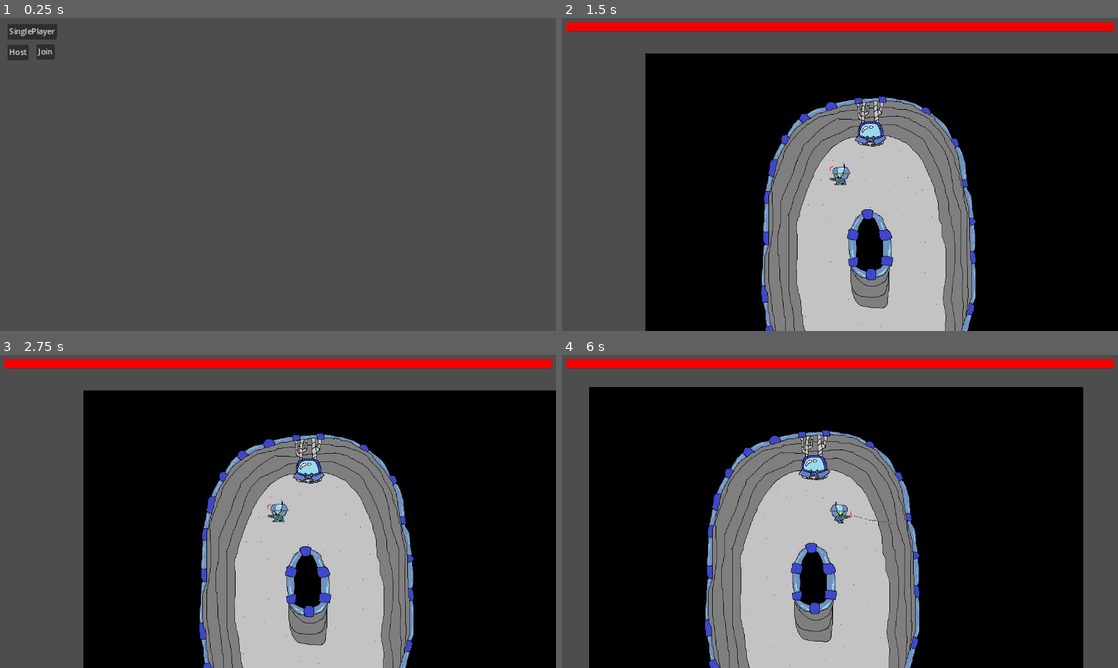
Above: before the commit, frames 1-4 (two rows, left to right).
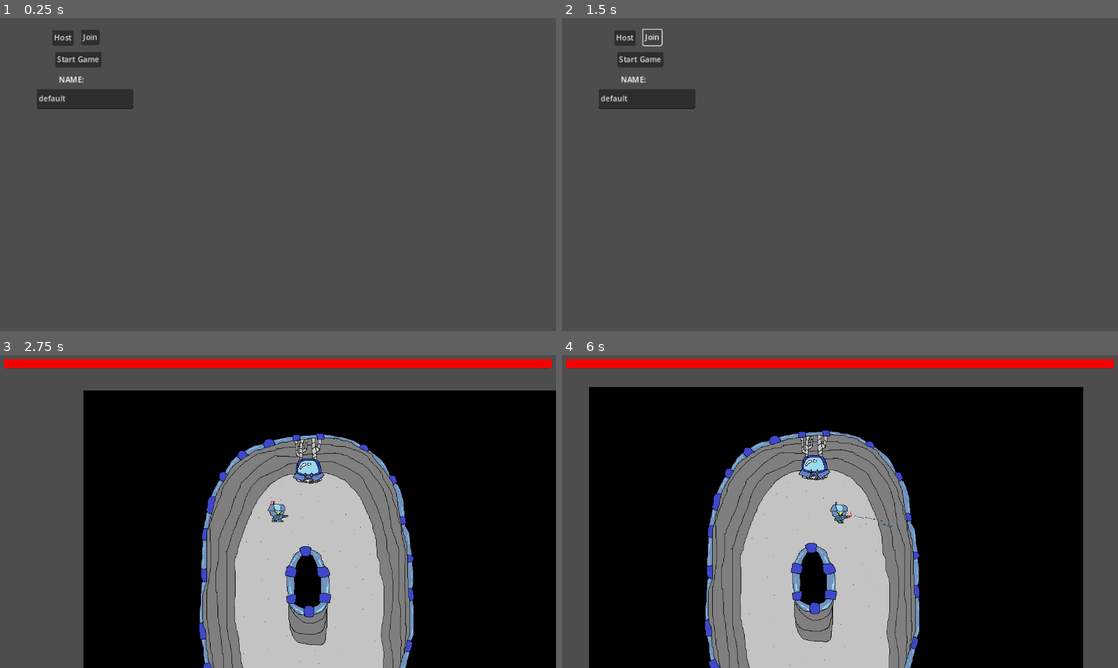
Above: after the commit, the same moments.

Repository: Zegaroth/Metastasis
Game: Godot game, scene res://scenes/main_menu.tscn
Two runs of this game, one before a commit and one after it. Both use one fixed random seed, a clock stepped at 60 frames per second and the inputs below. The engine's default icon, where the game draws it, is replaced by a stand-in: a white triangle on a blue panel in a dark square.
Inputs (mouse positions are in pixels of both pictures, inside the frame that each line leads up to):
- Up to frame 1 (0.25 s): no input
- Up to frame 2 (1.5 s): click "Host" at 0.5 s; click (650, 36) at 1.25 s, where only the run after the commit has a clickable "Join"
- Up to frame 3 (2.75 s): click (77, 395) at 2 s, where only the run after the commit has a clickable "Start Game"
- Up to frame 4 (6 s): tap Enter at 2.75 s; move the mouse to (962, 495) at 2.77 s; press the mouse at (962, 495) at 2.78 s; hold D (right) 2.78-3.53 s; move the mouse to (728, 527) at 3.52 s; release the mouse at (728, 527) at 3.53 s; hold S (down) 3.53-4.28 s; right-click (728, 527) at 3.6 s; move the mouse to (895, 442) at 4.27 s; press the mouse at (895, 442) at 4.28 s; hold D (right) 4.28-5.03 s; tap Space at 5 s; move the mouse to (812, 574) at 5.02 s; release the mouse at (812, 574) at 5.03 s; hold W (up) 5.03-5.78 s; right-click (812, 574) at 5.1 s; move the mouse to (1006, 558) at 5.77 s; press the mouse at (1006, 558) at 5.78 s; hold A (left) from 5.78 s (still down)

The runs differ from the first frame. In frame 1, 2.4% of the frame differs, in the area x 1-24%, y 2-30%; in frame 2, 79%, in the area x 0-100%, y 1-100%; in frame 3, 0.1%; in frame 4, less than 0.1%.
Error after the commit: Invalid operands 'String' and 'int' in operator '+'. (res://main_menu.gd:51)

Commit message:
multiplayer revamp
one player clicks host, another clicks join, then host clicks start game

big revamp to prepare for lobby system. using this video: https://www.youtube.com/watch?v=e0JLO_5UgQo

Diff:
--- /dev/null
+++ b/GameManager.gd
@@ -0,0 +1,4 @@
+extends Node
+
+var hostButtonPressed = false
+var players = {}
--- a/main_menu.gd
+++ b/main_menu.gd
@@ -2,20 +2,76 @@
 
 #var peer = ENetMultiplayerPeer.new()
 #@export var playerscene: PackedScene
+const SERVER_PORT = 8080
+const SERVER_IP = "127.0.0.1"
 
-var hosting = false
+var server_peer
+var client_peer
 
-func _on_single_player_button_pressed() -> void:
-	pass
-	#get_tree().change_scene_to_file("res://scenes/main.tscn")
+func _ready():
+	multiplayer.peer_connected.connect(_peer_connected) #called on server plus clients
+	multiplayer.peer_disconnected.connect(_disconnected_from_server)#called on server plus clients
+	multiplayer.connected_to_server.connect(_connected_to_server)#called on clients only
+	multiplayer.connection_failed.connect(_connected_failed)#called on clients only
+	#used for non-player application as server
+	if "--server" in OS.get_cmdline_args():
+		hostgame()
 
-func _on_host_button_pressed() -> void:
-	MainMenu.hosting = true
-	get_tree().change_scene_to_file("res://scenes/main.tscn")
-	#var nextlevel = load("res://scenes/main.tscn").instance()
+func _peer_connected(id):#called on server and clients
+	print("Player connected: " + str(id) + ":>")
+func _disconnected_from_server(id):#called on server and clients
+	print("Player disconnected: " + str(id) + ":>")
+	GameManager.Players.erase(id)
+	var players = get_tree().get_nodes_in_group("Player")
+	for i in players:
+		if i.name == str(id):
+			i.queue_free()
+func _connected_to_server():#called on clients
+	print("Connected to server!")
+	sendPlayerInfo.rpc_id(1, $LineEdit.text, multiplayer.get_unique_id())
+func _connected_failed():#called on clients
+	print("Could not connect to server!")
 
 
-func _on_join_button_pressed() -> void:
-	MainMenu.hosting = false
-	get_tree().change_scene_to_file("res://scenes/main.tscn")
-	#var nextlevel = load("res://scenes/main.tscn").instance()
+@rpc("any_peer")
+func sendPlayerInfo(name, id):
+	if !GameManager.players.has(id):
+		GameManager.players[id] = {
+			"name": name,
+			"id": id,
+		}
+	if multiplayer.is_server():
+		for i in GameManager.players:
+			sendPlayerInfo.rpc(GameManager.players[i].name, i)
+
+func hostgame():
+	server_peer = ENetMultiplayerPeer.new()
+	var error = server_peer.create_server(SERVER_PORT)
+	if error != OK:
+		print("Cannot host: " + error)
+		return
+	server_peer.get_host().compress(ENetConnection.COMPRESS_ZLIB)
+	multiplayer.set_multiplayer_peer(server_peer)
+	print("Waiting for players...")
+
+
+@rpc("any_peer", "call_local")
+func startGame():
+	var scene = load("res://scenes/main.tscn").instantiate()
+	get_tree().root.add_child(scene)
+	self.hide()
+
+func _on_host_button_button_down() -> void:
+	GameManager.hostButtonPressed = true
+	hostgame()
+	sendPlayerInfo($LineEdit.text, multiplayer.get_unique_id())
+
+func _on_join_button_button_down() -> void:
+	client_peer = ENetMultiplayerPeer.new()
+	client_peer.create_client(SERVER_IP, SERVER_PORT)
+	client_peer.get_host().compress(ENetConnection.COMPRESS_ZLIB)
+	multiplayer.set_multiplayer_peer(client_peer)
+
+
+func _on_start_game_button_button_down() -> void:
+	startGame.rpc()
--- a/project.godot
+++ b/project.godot
@@ -17,7 +17,7 @@
 
 [autoload]
 
-MainMenu="*res://main_menu.gd"
+GameManager="*res://GameManager.gd"
 
 [display]
 
--- a/scenes/main.tscn
+++ b/scenes/main.tscn
@@ -85,4 +85,6 @@
 [node name="1" type="Node2D" parent="SpawnLocations" groups=["spawnpoint"]]
 position = Vector2(50, 0)
 
+[node name="DefaultSpawn" type="Node2D" parent="SpawnLocations"]
+
 [connection signal="body_entered" from="Environment/Test/Area2D" to="Environment/Test/Area2D" method="_on_body_entered"]
--- a/scenes/main_menu.tscn
+++ b/scenes/main_menu.tscn
@@ -1,32 +1,58 @@
-[gd_scene load_steps=2 format=3 uid="uid://b15bbrunovs7o"]
+[gd_scene load_steps=3 format=3 uid="uid://b15bbrunovs7o"]
 
 [ext_resource type="Script" path="res://main_menu.gd" id="1_67now"]
+[ext_resource type="Script" path="res://scenes/server_browser.gd" id="2_cthga"]
 
 [node name="MainMenu" type="Node2D"]
 script = ExtResource("1_67now")
 
-[node name="SinglePlayerButton" type="Button" parent="."]
-offset_left = 15.0
-offset_top = 12.0
-offset_right = 23.0
-offset_bottom = 20.0
-text = "SinglePlayer
-"
-
 [node name="HostButton" type="Button" parent="."]
-offset_left = 15.0
-offset_top = 55.0
-offset_right = 59.0
-offset_bottom = 86.0
+offset_left = 108.0
+offset_top = 25.0
+offset_right = 152.0
+offset_bottom = 56.0
 text = "Host"
 
 [node name="JoinButton" type="Button" parent="."]
-offset_left = 75.0
-offset_top = 54.0
-offset_right = 113.0
-offset_bottom = 85.0
+offset_left = 168.0
+offset_top = 24.0
+offset_right = 206.0
+offset_bottom = 55.0
 text = "Join"
 
-[connection signal="pressed" from="SinglePlayerButton" to="." method="_on_single_player_button_pressed"]
-[connection signal="pressed" from="HostButton" to="." method="_on_host_button_pressed"]
-[connection signal="pressed" from="JoinButton" to="." method="_on_join_button_pressed"]
+[node name="ServerBrowser" type="Control" parent="."]
+layout_mode = 3
+anchors_preset = 0
+offset_right = 40.0
+offset_bottom = 40.0
+script = ExtResource("2_cthga")
+
+[node name="BroadcastTimer" type="Timer" parent="ServerBrowser"]
+autostart = true
+
+[node name="StartGameButton" type="Button" parent="."]
+offset_left = 114.0
+offset_top = 70.0
+offset_right = 210.0
+offset_bottom = 101.0
+text = "Start Game"
+
+[node name="LineEdit" type="LineEdit" parent="."]
+offset_left = 76.0
+offset_top = 147.0
+offset_right = 276.0
+offset_bottom = 188.0
+text = "default"
+
+[node name="Label" type="Label" parent="."]
+offset_left = 122.0
+offset_top = 116.0
+offset_right = 162.0
+offset_bottom = 139.0
+text = "NAME:"
+
+[connection signal="button_down" from="HostButton" to="." method="_on_host_button_button_down"]
+[connection signal="button_down" from="JoinButton" to="." method="_on_join_button_button_down"]
+[connection signal="timeout" from="ServerBrowser/BroadcastTimer" to="ServerBrowser" method="_on_broadcast_timer_timeout"]
+[connection signal="button_down" from="StartGameButton" to="." method="_on_start_game_button_button_down"]
+[connection signal="ready" from="StartGameButton" to="." method="_on_start_game_button_ready"]
--- /dev/null
+++ b/scenes/server_browser.gd
@@ -0,0 +1,17 @@
+extends Control
+
+signal found_server
+signal server_removed
+
+var broadcastTimer : Timer
+
+var RoomInfo = {"name":"name", "playerCount": 0}
+
+func _ready():
+	broadcastTimer = $BroadcastTimer
+
+func setUpBroadcast(name):
+	RoomInfo.name = name
+
+func _on_broadcast_timer_timeout() -> void:
+	pass # Replace with function body.
--- a/scripts/main.gd
+++ b/scripts/main.gd
@@ -1,50 +1,22 @@
 extends Node2D
 
-const SERVER_PORT = 8080
-const SERVER_IP = "127.0.0.1"
-
 @export var playerscene: PackedScene
-@onready var main_node = $"."
-
-@onready var spawnIndex: int = 0
+@onready var main: Node2D = $"."
 
 func _ready():
-	#print(MainMenu.hosting)
-	if MainMenu.hosting:
-		#main_node = get_tree().get_current_scene().get_node("Main")
-		var server_peer = ENetMultiplayerPeer.new()
-		server_peer.create_server(SERVER_PORT)
-		#server_peer.get_host().compress(ENetConnection.COMPRESS_RANGE_CODER)
-		multiplayer.multiplayer_peer = server_peer
-		multiplayer.peer_connected.connect(_add_player) #called on server plus clients
-		#multiplayer.peer_disconnected.connect(   )#called on server plus clients
-		#multiplayer.connected_to_server.connect(   )#called on clients only
-		#multiplayer.connection_failed.connect(   )#called on clients only
-		_add_player()
-	else:
-		var client_peer = ENetMultiplayerPeer.new()
-		client_peer.create_client(SERVER_IP, SERVER_PORT)
-		#client_peer.get_host().compress(ENetConnection.COMPRESS_RANGE_CODER)
-		multiplayer.multiplayer_peer = client_peer
-
-func _add_player(id = 1):
-	var player = playerscene.instantiate()
-	player.player_id = id
-	player.name = str(id)
-	main_node.add_child(player, true)
-	#call_deferred("add_child", player)
-	for spawnpoint in get_tree().get_nodes_in_group("spawnpoint"):
-		if spawnpoint.name == str(spawnIndex):
-			player.global_position = spawnpoint.global_position
-	spawnIndex += 1
-
-#func exit_game(id):
-#	multiplayer.peer_disconnected.connect(delete_player)
-#	delete_player(id)
-
-#func delete_player(id):
-#	rpc('_delete_player', id)
-
-#@rpc("any_peer", "call_local")
-#func _delete_player(id):
-#	get_node(str(id)).queue_free()
+	if !multiplayer.is_server():
+		return
+	var index = 0
+	for i in GameManager.players:
+		print(index)
+		var currentPlayer =  playerscene.instantiate()
+		currentPlayer.player_id = GameManager.players[i].id
+		currentPlayer.name = str(GameManager.players[i].id)
+		main.add_child(currentPlayer)
+		for spawnpoint in get_tree().get_nodes_in_group("spawnpoint"):
+			if spawnpoint.name == str(index):
+				currentPlayer.foundSpawn = true
+				currentPlayer.global_position = spawnpoint.global_position
+		if currentPlayer.foundSpawn == false:
+			currentPlayer.global_position = $SpawnLocations/DefaultSpawn.global_position
+		index += 1
--- a/scripts/player.gd
+++ b/scripts/player.gd
@@ -11,7 +11,7 @@
 @onready var player_ui: CanvasLayer = $PlayerUI as PlayerUI
 @onready var input_synchronizer: MultiplayerSynchronizer = $InputSynchronizer
 
-
+var foundSpawn = false
 @export var speed: int = 300 #used for reticle
 @export var rightclickaccel: int = 7
 #@export var rot_speed: int = 5 #used for rotating ships
@@ -65,7 +65,6 @@
 	movement_dir = Vector2.ZERO
 	walking = false
 	if $InputSynchronizer.rightClicked:
-		print_debug("ricghtlicked")
 		wasd_moving = false
 		rightclick_moving = true
 		rightclickpos = input_synchronizer.mouse_position
@@ -122,7 +121,7 @@
 func _physics_process(delta: float) -> void:
 	if multiplayer.is_server():
 		_apply_movement_from_input(delta)
-	if not multiplayer.is_server() || MainMenu.hosting:
+	if not multiplayer.is_server() || GameManager.hostButtonPressed:
 		_apply_animations(delta)
 func _input(event):
 	pass
Not shown, added: export_presets.cfg
Not shown, added: Metastasis.console.exe
Not shown, added: Metastasis.exe
Not shown, added: Metastasis.pck
